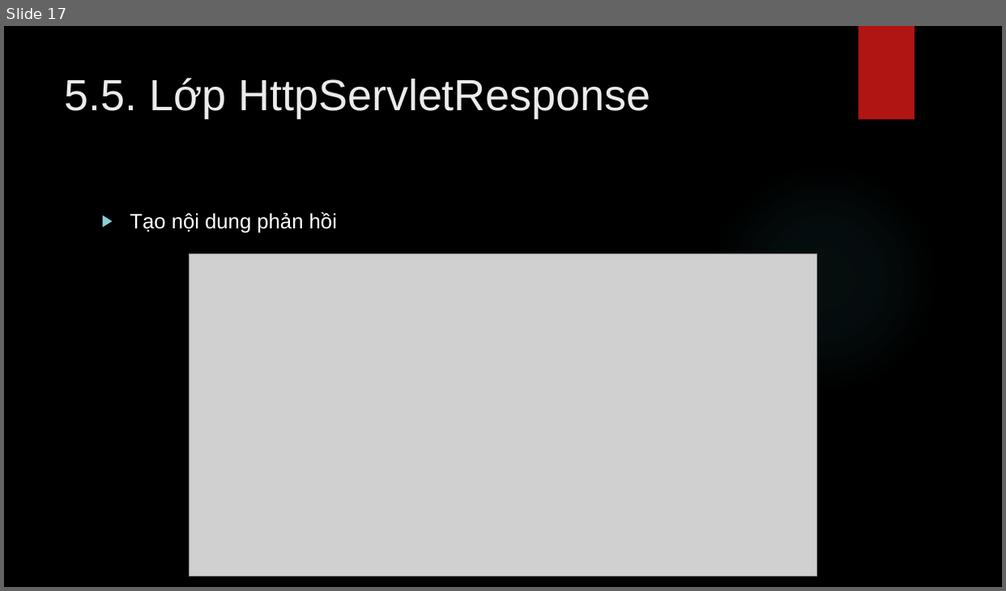
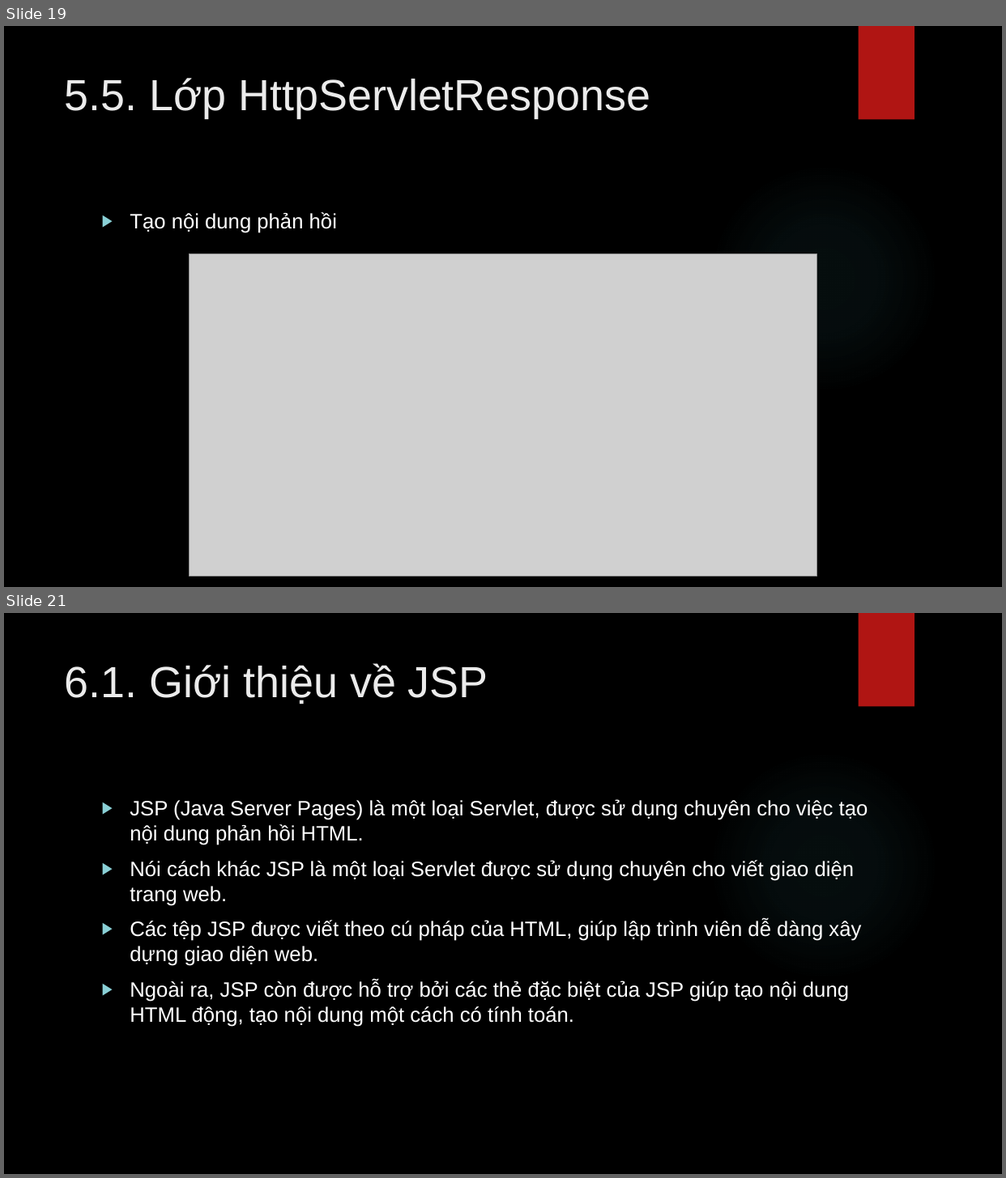
Before and after one commit to lequochai26/GDUTraining_Basic_Java_Web_Development, a slide deck: Slides/Day_7_2.pptx. Shown one above the other, each under a label of ours: slide 17 before the commit, slides 19 and 21 after it; the slides between them are not shown. The pictures are 1006x591 and 1006x1178 pixels, drawn with LibreOffice and Linux fonts; fonts in the diff are those of the drawing; grey boxes stand for pictures; background and template pictures are left out. Boxes give left, top, right and bottom in pixels: in the first picture for what was removed or moved away, otherwise in the second. Text is boxed around its words. In the diff, an @@ line names an element or a change of style, - is before the commit and + after.

```diff
--- a/Slides/Day_7_2.pptx
+++ b/Slides/Day_7_2.pptx
@@ slide 21 added at (4,613,1002,1174), background picture (left out); not listed: 2 template elements that a slide beside it also shows @@
@@ title added at (65,663,488,705), 42 pt, text #EBEBEB @@
+6.1. Giới thiệu về JSP
@@ text added at (130,799,868,1027), 20 pt, text #FFFFFF @@
+▶ JSP (Java Server Pages) là một loại Servlet, được sử dụng chuyên cho việc tạo nội dung phản hồi HTML.
+▶ Nói cách khác JSP là một loại Servlet được sử dụng chuyên cho viết giao diện trang web.
+▶ Các tệp JSP được viết theo cú pháp của HTML, giúp lập trình viên dễ dàng xây dựng giao diện web.
+▶ Ngoài ra, JSP còn được hỗ trợ bởi các thẻ đặc biệt của JSP giúp tạo nội dung HTML động, tạo nội dung một cách có tính toán.
@@ what was slide 17 is now slide 19 @@
```
Also in this commit, not shown: 3 slides changed, 39 other slides added, 2 other files.
